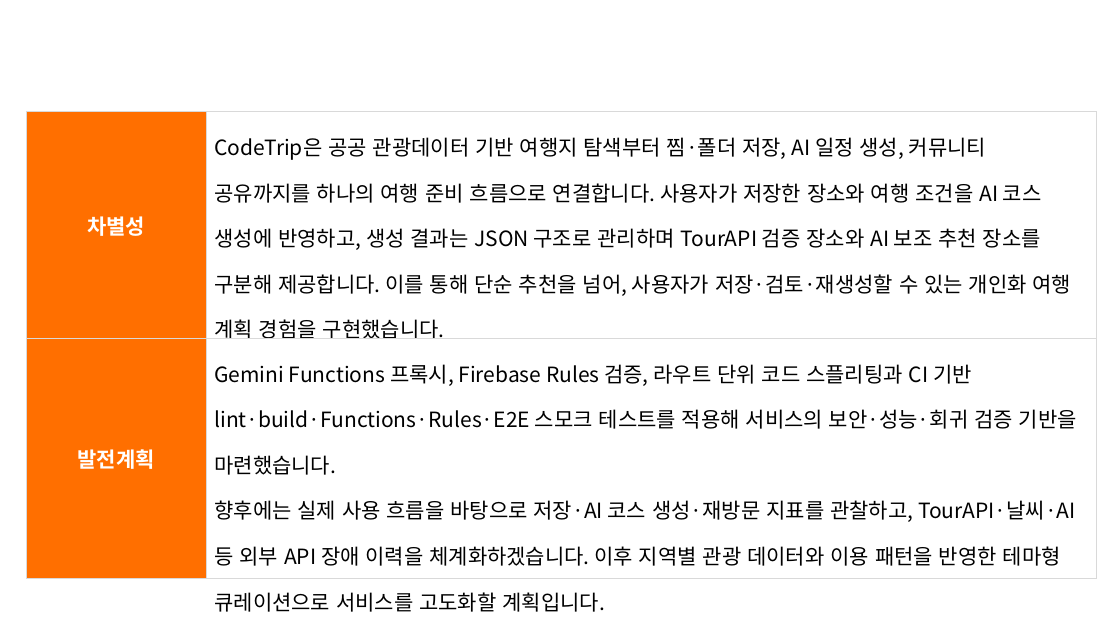
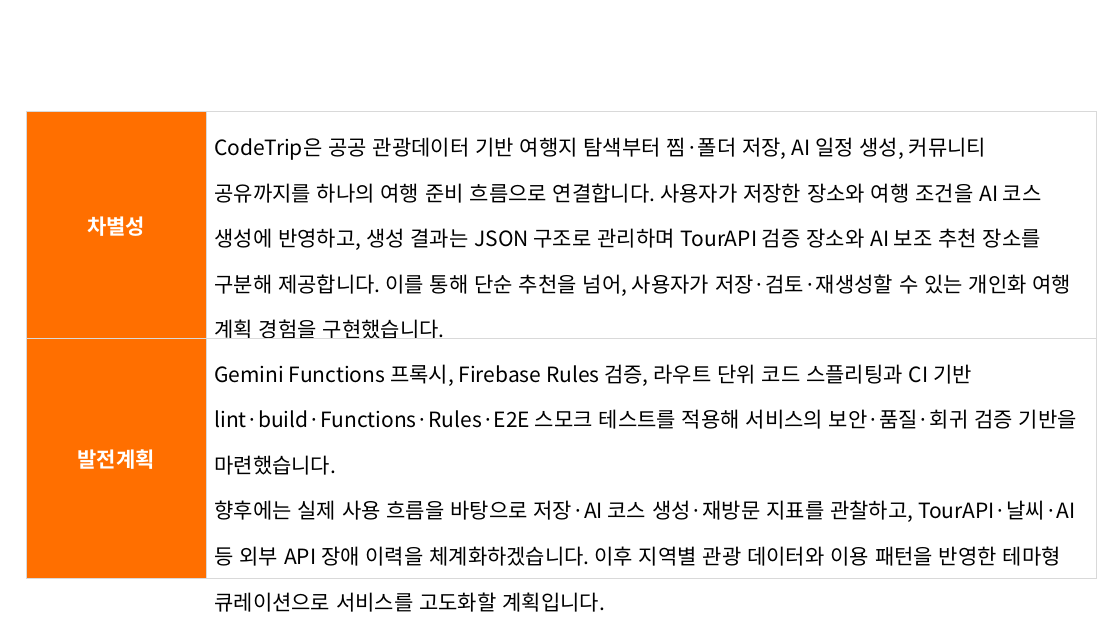
Before and after one commit to dorigum/CodeTrip-firebase-log, a slide deck: slide 13 of output/contest/2026 관광데이터 활용 공모전 웹앱 개발 부문 기능설명서 최종_CodeTrip(구도연).pptx (slide 12 before the commit). Drawn at 1120x630 pixels with LibreOffice and Linux fonts; fonts in the diff are those of the drawing; background and template pictures are left out. Boxes give left, top, right and bottom in pixels: in the first picture for what was removed or moved away, otherwise in the second. Text is boxed around its words. In the diff, an @@ line names an element or a change of style, - is before the commit and + after.

```diff
--- a/output/contest/2026 관광데이터 활용 공모전 웹앱 개발 부문 기능설명서 최종_CodeTrip(구도연).pptx
+++ b/output/contest/2026 관광데이터 활용 공모전 웹앱 개발 부문 기능설명서 최종_CodeTrip(구도연).pptx
@@ table at (26, 112, 1096, 616) @@
-row 2, column 2: Gemini Functions 프록시, Firebase Rules 검증, 라우트 단위 코드 스플리팅과 CI 기반 lint·build·Functions·Rules·E2E 스모크 테스트를 적용해 서비스의 보안·성능·회귀 검증 기반을 마련했습니다. / 향후에는 실제 사용 흐름을 바탕으로 저장·AI 코스 생성·재방문 지표를 관찰하고, TourAPI·날씨·AI 등 외부 API 장애 이력을 체계화하겠습니다. 이후 지역별 관광 데이터와 이용 패턴을 반영한 테마형 큐레이션으로 서비스를 고도화할 계획입니다.
+row 2, column 2: Gemini Functions 프록시, Firebase Rules 검증, 라우트 단위 코드 스플리팅과 CI 기반 lint·build·Functions·Rules·E2E 스모크 테스트를 적용해 서비스의 보안·품질·회귀 검증 기반을 마련했습니다. / 향후에는 실제 사용 흐름을 바탕으로 저장·AI 코스 생성·재방문 지표를 관찰하고, TourAPI·날씨·AI 등 외부 API 장애 이력을 체계화하겠습니다. 이후 지역별 관광 데이터와 이용 패턴을 반영한 테마형 큐레이션으로 서비스를 고도화할 계획입니다.
```
Also in this commit, not shown: 7 other slides changed, 1 slide added, 1 other file.
